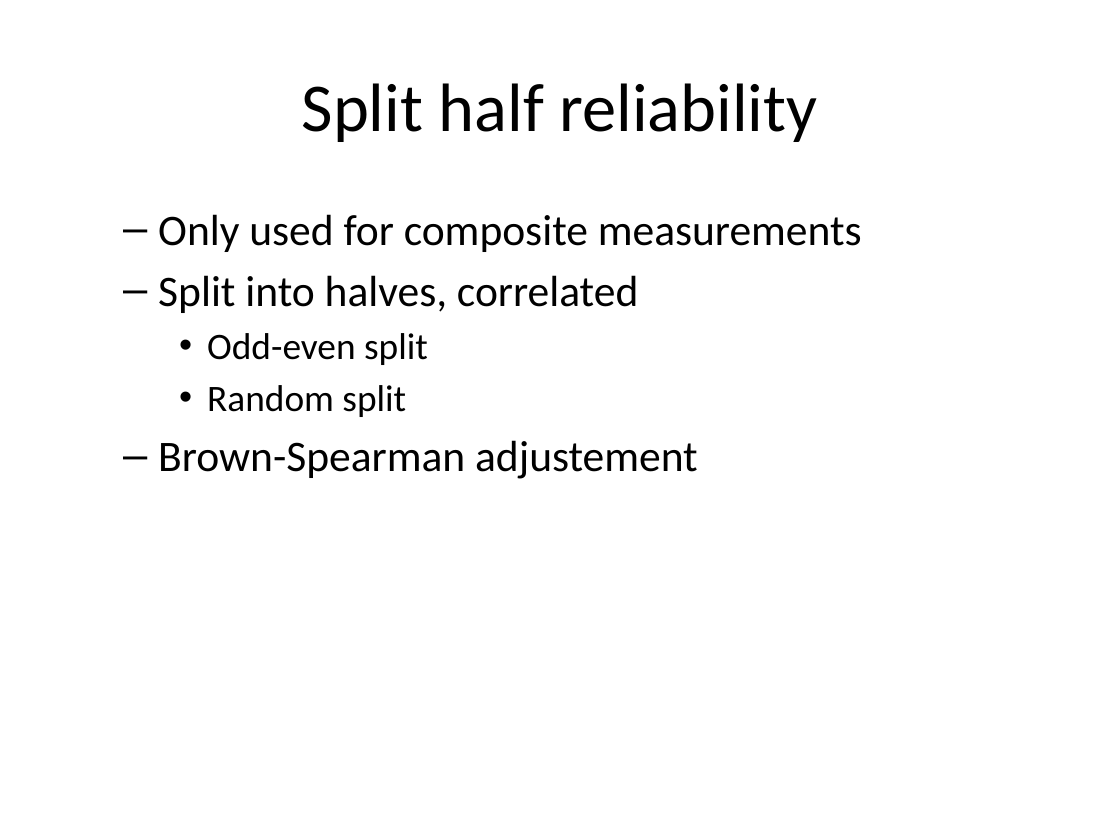
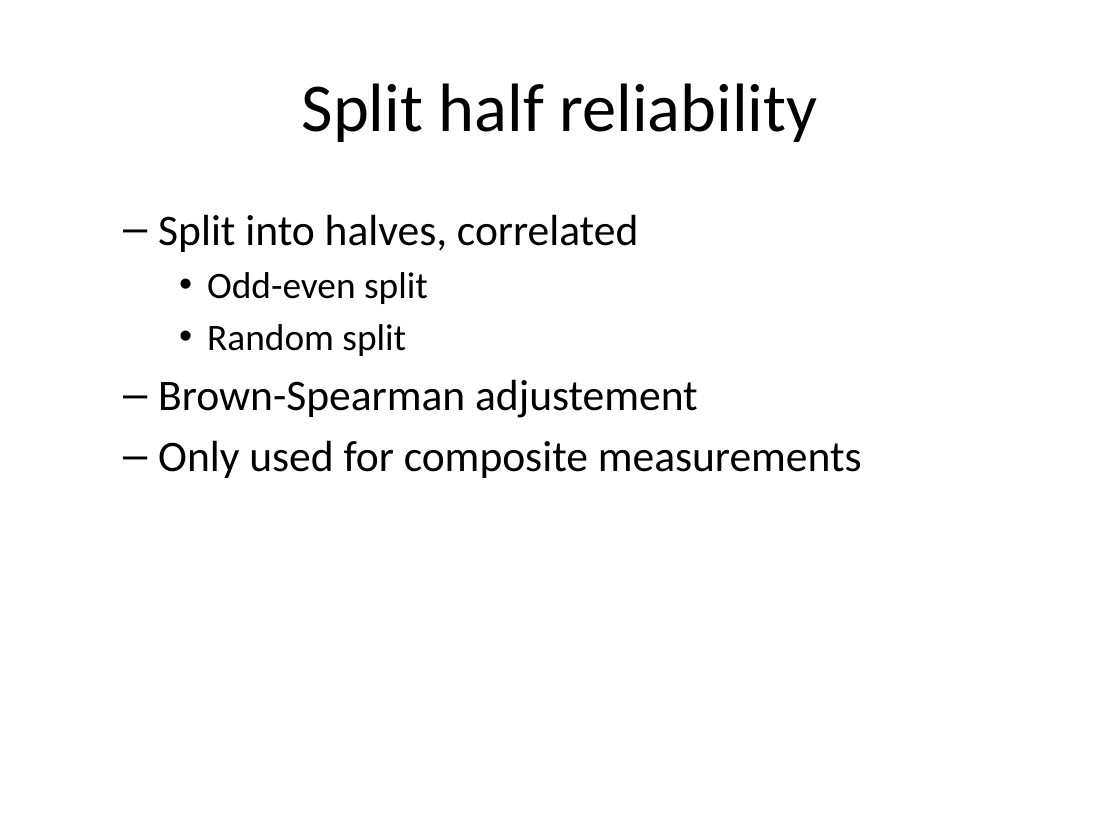
Before and after one commit to pmean/reliability-and-validity, a slide deck: slide 20 of src/rav.pptx (slide 19 before the commit). Drawn at 1120x840 pixels with LibreOffice and Linux fonts; fonts in the diff are those of the drawing. Boxes give left, top, right and bottom in pixels: in the first picture for what was removed or moved away, otherwise in the second. Text is boxed around its words. In the diff, an @@ line names an element or a change of style, - is before the commit and + after.

```diff
--- a/src/rav.pptx
+++ b/src/rav.pptx
@@ text at box(158, 214, 862, 252): paragraph removed @@
-  – Only used for composite measurements
@@ text at box(158, 440, 862, 478): paragraph added @@
+  – Only used for composite measurements
```
Also in this commit, not shown: 15 other slides changed, 18 slides added, 5 slides removed, 3 other files.
